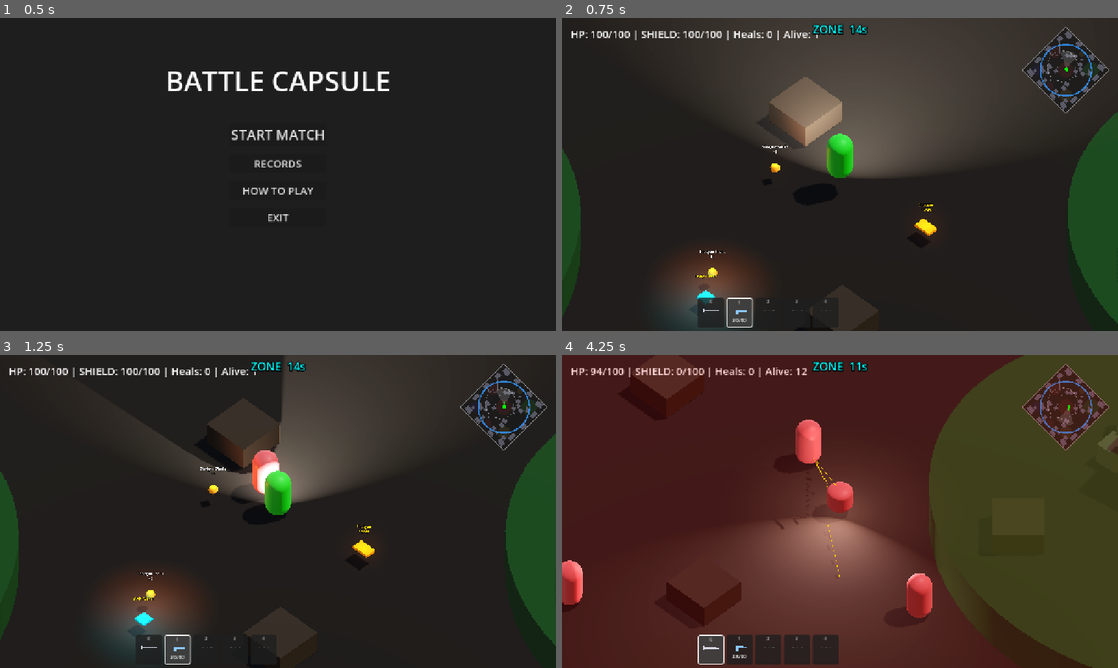
Above: before the commit, frames 1-4 (two rows, left to right).
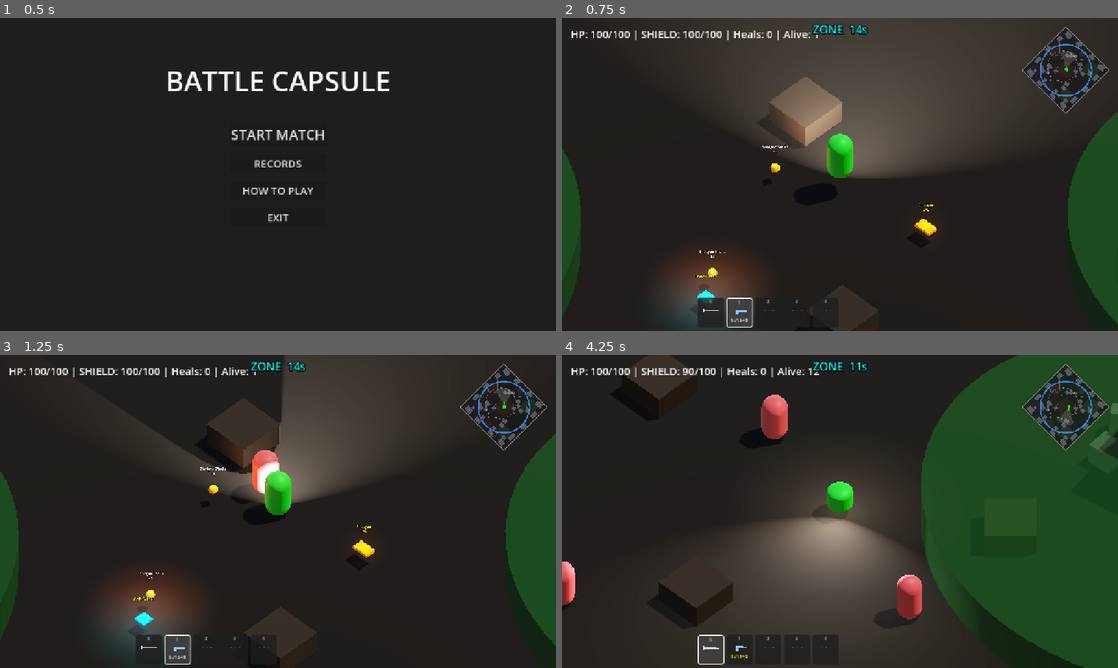
Above: after the commit, the same moments.

Repository: Kyulhee/battle-capsule
Game: Godot game, scene res://src/Main.tscn
Two runs of this game, one before a commit and one after it. Both use one fixed random seed, a clock stepped at 60 frames per second and the inputs below.
Inputs (mouse positions are in pixels of both pictures, inside the frame that each line leads up to):
- Up to frame 1 (0.5 s): no input
- Up to frame 2 (0.75 s): click "START MATCH" at 0.5 s
- Up to frame 3 (1.25 s): no input
- Up to frame 4 (4.25 s): tap Enter at 1.25 s; move the mouse to (962, 495) at 1.27 s; press the mouse at (962, 495) at 1.28 s; hold D (ui_right) 1.28-2.03 s; tap Space at 1.52, 2.27, 3.77 s; move the mouse to (728, 527) at 2.02 s; release the mouse at (728, 527) at 2.03 s; hold S (ui_down) 2.03-2.78 s; tap Q (heal) at 2.1 s; move the mouse to (895, 442) at 2.77 s; hold D (ui_right) 2.78-3.53 s; tap C at 2.85 s; move the mouse to (812, 574) at 3.52 s; hold W (ui_up) from 3.53 s (still down); tap 0 at 3.6 s; click (812, 574) at 3.67 s

Frame 1 is identical in both runs. In frame 2, less than 0.1% of the frame differs, in the area x 27-67%, y 42-98%; in frame 3, less than 0.1%; in frame 4, 93%, in the area x 0-100%, y 0-100%.

Commit message:
feat: v0.3.2 — two-tier ammo system, weapon balance, macOS export
- Reserve ammo pool (slot_reserve[]) separate from loaded magazine
- Ammo pickups fill reserve; R key transfers reserve → magazine with count-up animation
- Starting magazine set to ~1/3 capacity per weapon type
- Weapon balance: pistol 5/15+30, AR 10/30+60, shotgun 2/6+12, railgun 1/3+6
- Reload times: pistol 1.3s, AR 2.0s, shotgun 2.8s, railgun 4.5s
- HUD slot label shows current/max+reserve (red when both 0, yellow at ≤25%)
- Added ETC2/ASTC texture import for macOS universal export
- Fixed macOS preset bundle identifier key (application/bundle_identifier)
- Updated README to full user guide in Korean

Co-Authored-By: Claude Sonnet 4.6 <noreply@anthropic.com>

Diff:
--- a/project.godot
+++ b/project.godot
@@ -23,6 +23,10 @@
 
 Sfx="*res://src/core/SoundManager.gd"
 Telemetry="*res://src/core/Telemetry.gd"
+
+[rendering]
+
+textures/vram_compression/import_etc2_astc=true
 
 [display]
 
--- a/src/core/pistol_stats.tres
+++ b/src/core/pistol_stats.tres
@@ -9,5 +9,5 @@
 attack_range = 22.0
 weapon_type = "pistol"
 pellet_count = 1
-current_ammo = 30
-max_ammo = 60
+current_ammo = 5
+max_ammo = 15
--- a/src/core/super_weapon_stats.tres
+++ b/src/core/super_weapon_stats.tres
@@ -15,6 +15,6 @@
 vision_range = 40.0
 weapon_type = "railgun"
 pellet_count = 1
-current_ammo = 6
-max_ammo = 18
+current_ammo = 1
+max_ammo = 3
 heal_items = 0
--- a/src/entities/player/Player.gd
+++ b/src/entities/player/Player.gd
@@ -31,10 +31,13 @@
 const MELEE_RATE: float = 0.55
 
 var weapon_slots: Array = [null, null, null, null, null]  # [0]=knife placeholder, [1-4]=StatsData
-var slot_ammo: Array = [0, 0, 0, 0, 0]
+var slot_ammo: Array = [0, 0, 0, 0, 0]     # loaded magazine
+var slot_reserve: Array = [0, 0, 0, 0, 0]  # reserve / backpack ammo
 var active_slot: int = 0
 var reload_timer: float = 0.0
 var reload_total_time: float = 0.0
+var reload_ammo_start: int = 0
+var reload_ammo_target: int = 0
 
 var slot_panels: Array = []
 var slot_icon_rects: Array = []
@@ -250,10 +253,15 @@
 			zone_timer_label.text = "ZONE  %ds" % int(max(0, t))
 			zone_timer_label.modulate = Color.CYAN if t > 10.0 else Color.YELLOW
 
-	# Reload HUD progress (per-frame update)
+	# Reload HUD progress (per-frame count-up animation)
 	if reload_timer > 0 and not slot_ammo_labels.is_empty() and active_slot > 0 and reload_total_time > 0:
-		var pct = int((1.0 - reload_timer / reload_total_time) * 100)
-		slot_ammo_labels[active_slot].text = "R %d%%" % pct
+		var progress = 1.0 - reload_timer / reload_total_time
+		var disp_ammo = int(lerp(float(reload_ammo_start), float(reload_ammo_target), progress))
+		var wdata_r = weapon_slots[active_slot]
+		var max_a_r = wdata_r.max_ammo if wdata_r else 0
+		var transferred = disp_ammo - reload_ammo_start
+		var disp_res = max(0, slot_reserve[active_slot] - transferred)
+		slot_ammo_labels[active_slot].text = "%d/%d+%d" % [disp_ammo, max_a_r, disp_res]
 		slot_ammo_labels[active_slot].modulate = Color.YELLOW
 
 	# Kill feed decay
@@ -334,13 +342,15 @@
 	for i in range(1, 5):
 		if weapon_slots[i] == null:
 			weapon_slots[i] = wstats
-			slot_ammo[i] = wstats.current_ammo
+			slot_ammo[i] = wstats.current_ammo  # starts at 1/3 magazine (set in .tres)
+			slot_reserve[i] = 0
 			switch_to_slot(i)
 			return true
 	# All slots full — replace active weapon slot
 	if active_slot >= 1:
 		weapon_slots[active_slot] = wstats
 		slot_ammo[active_slot] = wstats.current_ammo
+		slot_reserve[active_slot] = 0
 		switch_to_slot(active_slot)
 		return true
 	return false
@@ -349,17 +359,23 @@
 	for i in range(1, 5):
 		var wdata = weapon_slots[i]
 		if wdata and wdata.weapon_type == weapon_type:
-			slot_ammo[i] = min(wdata.max_ammo, slot_ammo[i] + amount)
-			if i == active_slot:
-				stats.current_ammo = slot_ammo[i]
+			var res_max = _get_reserve_max(weapon_type)
+			slot_reserve[i] = min(res_max, slot_reserve[i] + amount)
 			_refresh_slot_hud()
 			return
 
 func _try_auto_switch():
+	# Prefer slots with ammo already loaded
 	for i in range(1, 5):
 		if weapon_slots[i] != null and slot_ammo[i] > 0:
 			switch_to_slot(i)
 			return
+	# Then slots with reserve (auto-reload)
+	for i in range(1, 5):
+		if weapon_slots[i] != null and slot_reserve[i] > 0:
+			switch_to_slot(i)
+			_start_reload()
+			return
 	switch_to_slot(0)
 
 func _sync_slot_ammo():
@@ -370,16 +386,22 @@
 	if active_slot == 0: return
 	var wdata = weapon_slots[active_slot]
 	if not wdata: return
-	if slot_ammo[active_slot] >= wdata.max_ammo: return
+	if slot_reserve[active_slot] <= 0: return  # no reserve
+	if slot_ammo[active_slot] >= wdata.max_ammo: return  # magazine full
 	if reload_timer > 0: return
-	reload_total_time = _get_reload_time()
-	reload_timer = reload_total_time
+	var transfer = min(slot_reserve[active_slot], wdata.max_ammo - slot_ammo[active_slot])
+	reload_ammo_start  = slot_ammo[active_slot]
+	reload_ammo_target = slot_ammo[active_slot] + transfer
+	reload_total_time  = _get_reload_time()
+	reload_timer       = reload_total_time
 	if Sfx: Sfx.play("reload")
 
 func _finish_reload():
 	var wdata = weapon_slots[active_slot]
 	if wdata:
-		slot_ammo[active_slot] = wdata.max_ammo
+		var transferred = reload_ammo_target - reload_ammo_start
+		slot_ammo[active_slot]    = reload_ammo_target
+		slot_reserve[active_slot] = max(0, slot_reserve[active_slot] - transferred)
 		_sync_slot_ammo()
 	_refresh_slot_hud()
 
@@ -387,10 +409,18 @@
 	var wdata = weapon_slots[active_slot]
 	if not wdata: return 1.5
 	match wdata.weapon_type:
-		"shotgun": return 2.2
-		"railgun": return 3.0
-		"ar":      return 1.8
+		"shotgun": return 2.8
+		"railgun": return 4.5
+		"ar":      return 2.0
 		_:         return 1.3  # pistol
+
+func _get_reserve_max(wtype: String) -> int:
+	match wtype:
+		"pistol":  return 30
+		"ar":      return 60
+		"shotgun": return 12
+		"railgun": return 6
+		_:         return 30
 
 func _melee_attack():
 	reveal()
@@ -422,7 +452,7 @@
 
 	for i in range(5):
 		var panel = slot_panels[i]
-		var out_of_ammo = (i >= 1) and weapon_slots[i] != null and slot_ammo[i] <= 0
+		var out_of_ammo = (i >= 1) and weapon_slots[i] != null and slot_ammo[i] <= 0 and slot_reserve[i] <= 0
 
 		if i == active_slot:
 			panel.add_theme_stylebox_override("panel", active_style)
@@ -446,8 +476,14 @@
 		else:
 			var ammo = slot_ammo[i]
 			var max_a = weapon_slots[i].max_ammo
-			slot_ammo_labels[i].text = "%d/%d" % [ammo, max_a]
-			slot_ammo_labels[i].modulate = Color.RED if ammo <= 0 else (Color.YELLOW if ammo <= max_a / 4 else Color.WHITE)
+			var res   = slot_reserve[i]
+			slot_ammo_labels[i].text = "%d/%d+%d" % [ammo, max_a, res]
+			if ammo <= 0 and res <= 0:
+				slot_ammo_labels[i].modulate = Color.RED
+			elif ammo <= max_a / 4:
+				slot_ammo_labels[i].modulate = Color.YELLOW
+			else:
+				slot_ammo_labels[i].modulate = Color.WHITE
 
 func _make_weapon_icon(wtype: String) -> ImageTexture:
 	var W := 28; var H := 14
--- a/src/items/ammo_ar.tres
+++ b/src/items/ammo_ar.tres
@@ -6,6 +6,6 @@
 script = ExtResource("1_script")
 type = 1
 item_name = "AR Ammo"
-amount = 24
+amount = 15
 ammo_weapon_type = "ar"
 color = Color(1, 0.8, 0.2, 1)
--- a/src/items/ammo_railgun.tres
+++ b/src/items/ammo_railgun.tres
@@ -6,6 +6,6 @@
 script = ExtResource("1_script")
 type = 1
 item_name = "Rail Cells"
-amount = 3
+amount = 2
 ammo_weapon_type = "railgun"
 color = Color(0.8, 0.2, 1.0, 1)
--- a/src/items/ammo_shotgun.tres
+++ b/src/items/ammo_shotgun.tres
@@ -6,6 +6,6 @@
 script = ExtResource("1_script")
 type = 1
 item_name = "Shotgun Shells"
-amount = 6
+amount = 4
 ammo_weapon_type = "shotgun"
 color = Color(1, 0.55, 0.1, 1)
--- a/src/items/weapon_ar.tres
+++ b/src/items/weapon_ar.tres
@@ -12,8 +12,8 @@
 attack_range = 30.0
 weapon_type = "ar"
 pellet_count = 1
-current_ammo = 60
-max_ammo = 120
+current_ammo = 10
+max_ammo = 30
 
 [resource]
 script = ExtResource("2_item")
--- a/src/items/weapon_shotgun.tres
+++ b/src/items/weapon_shotgun.tres
@@ -10,8 +10,8 @@
 attack_range = 10.0
 weapon_type = "shotgun"
 pellet_count = 5
-current_ammo = 16
-max_ammo = 48
+current_ammo = 2
+max_ammo = 6
 
 [resource]
 script = ExtResource("2_item")
Not shown, changed: export_presets.cfg
Not shown, changed: README.md
